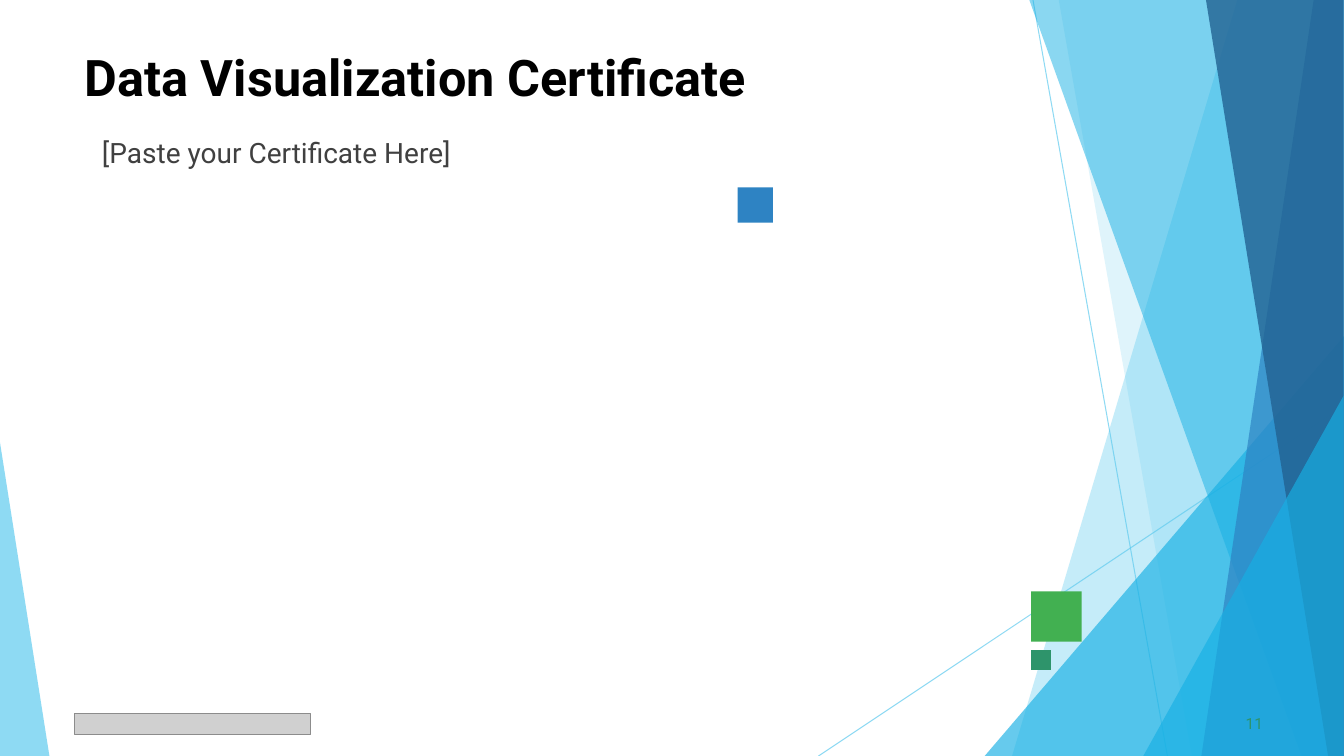
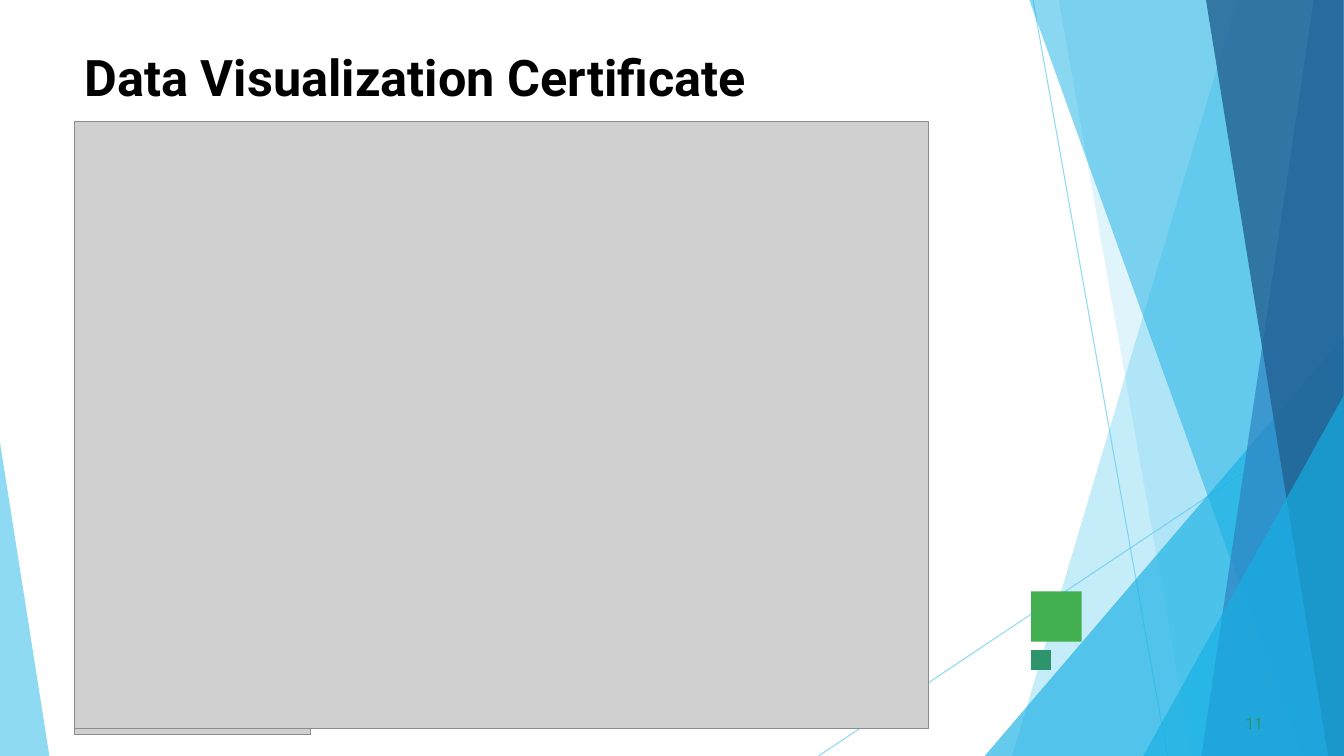
Before and after one commit to sabhansali/VOIS_AICTE_Oct2025_MajorProject_SakshiBhansali, a slide deck: slide 11 of Sakshi_Bhansali_Netflix Data Analysis Project PPT 3.pptx. Drawn at 1344x756 pixels with LibreOffice and Linux fonts; fonts in the diff are those of the drawing; grey boxes stand for pictures. Boxes give left, top, right and bottom in pixels: in the first picture for what was removed or moved away, otherwise in the second. Text is boxed around its words. In the diff, an @@ line names an element or a change of style, - is before the commit and + after.

```diff
--- a/Sakshi_Bhansali_Netflix Data Analysis Project PPT 3.pptx
+++ b/Sakshi_Bhansali_Netflix Data Analysis Project PPT 3.pptx
@@ picture added at (75,122,930,729) @@
@@ text removed at (102,140,450,169) @@
-[Paste your Certificate Here]
@@ rectangle removed at (738,188,773,223) @@
@@ text at (83,728,165,729): text changed @@
-10/15/2025
+10/17/2025
```
Also in this commit, not shown: 11 other slides changed.
